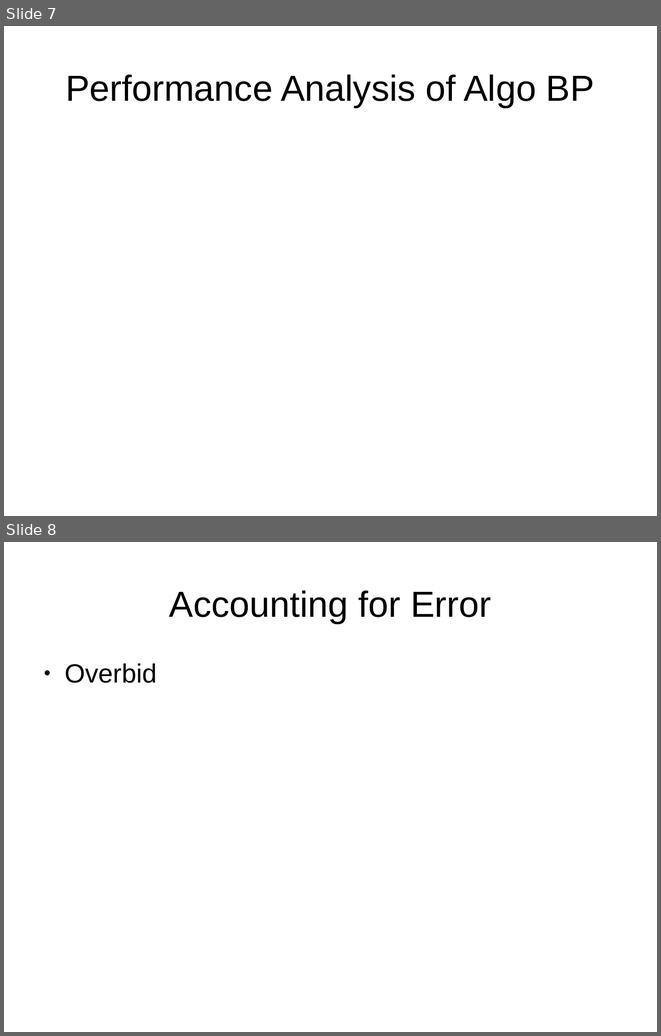
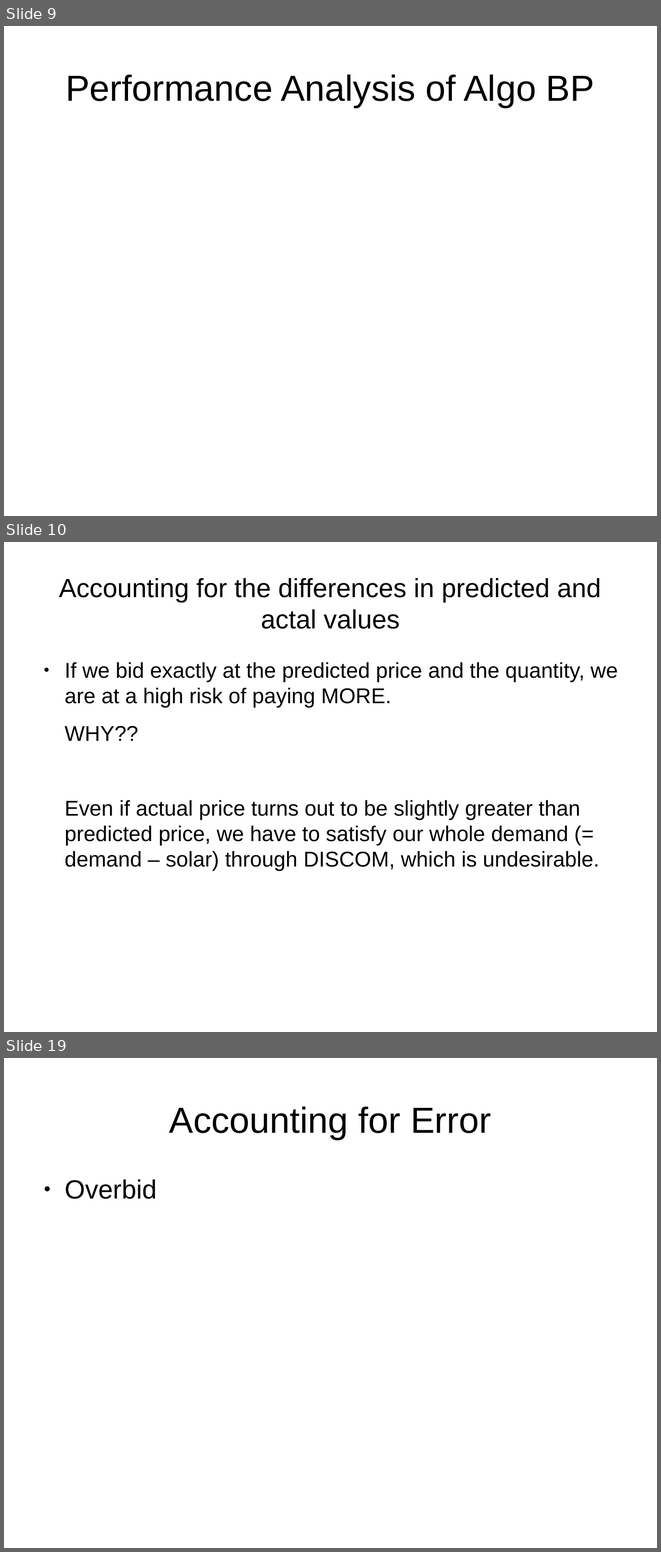
Before and after one commit to anmolmishra1997/Optimal-Bidding, a slide deck: presentation.odp. Shown one above the other, each under a label of ours: slides 7 and 8 before the commit, slides 9, 10 and 19 after it; the slides between them are not shown. The pictures are 661x1036 and 661x1552 pixels, drawn with LibreOffice and Linux fonts; fonts in the diff are those of the drawing. Boxes give left, top, right and bottom in pixels: in the first picture for what was removed or moved away, otherwise in the second. Text is boxed around its words. In the diff, an @@ line names an element or a change of style, - is before the commit and + after.

```diff
--- a/presentation.odp
+++ b/presentation.odp
@@ slide 10 added at (4, 542, 657, 1032), background #FFFFFF @@
@@ title added at (59, 578, 601, 629), 32 pt, text #000000 @@
+Accounting for the differences in predicted and actal values
@@ text added at (64, 662, 618, 871), 26 pt, text #000000 @@
+● If we bid exactly at the predicted price and the quantity, we are at a high risk of paying MORE.
+WHY??
+Even if actual price turns out to be slightly greater than predicted price, we have to satisfy our whole demand (= demand – solar) through DISCOM, which is undesirable.
@@ what was slide 7 is now slide 9 @@
@@ what was slide 8 is now slide 19 @@
```
Also in this commit, not shown: 4 slides changed, 10 other slides added, 28 other files.
